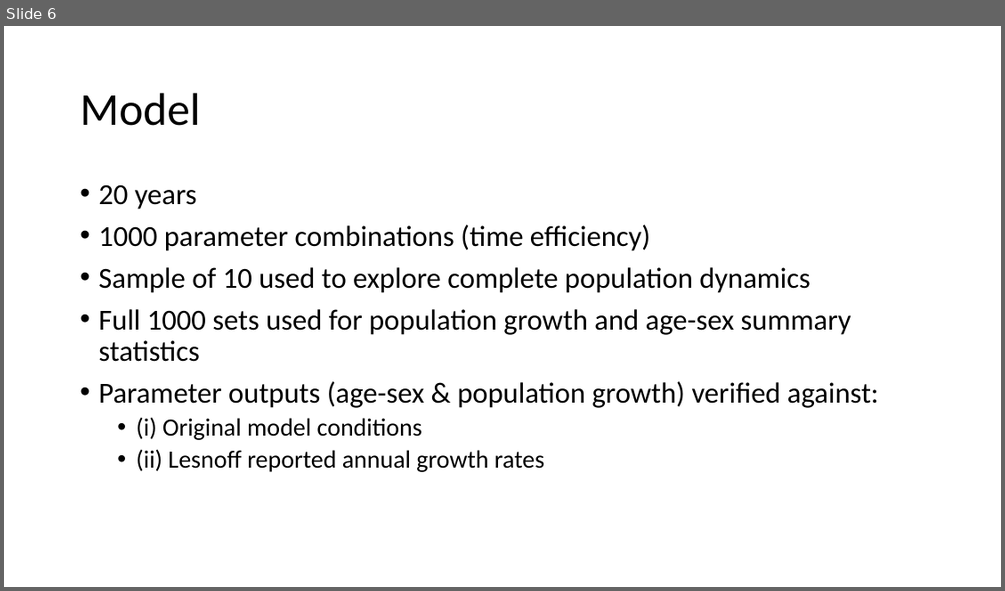
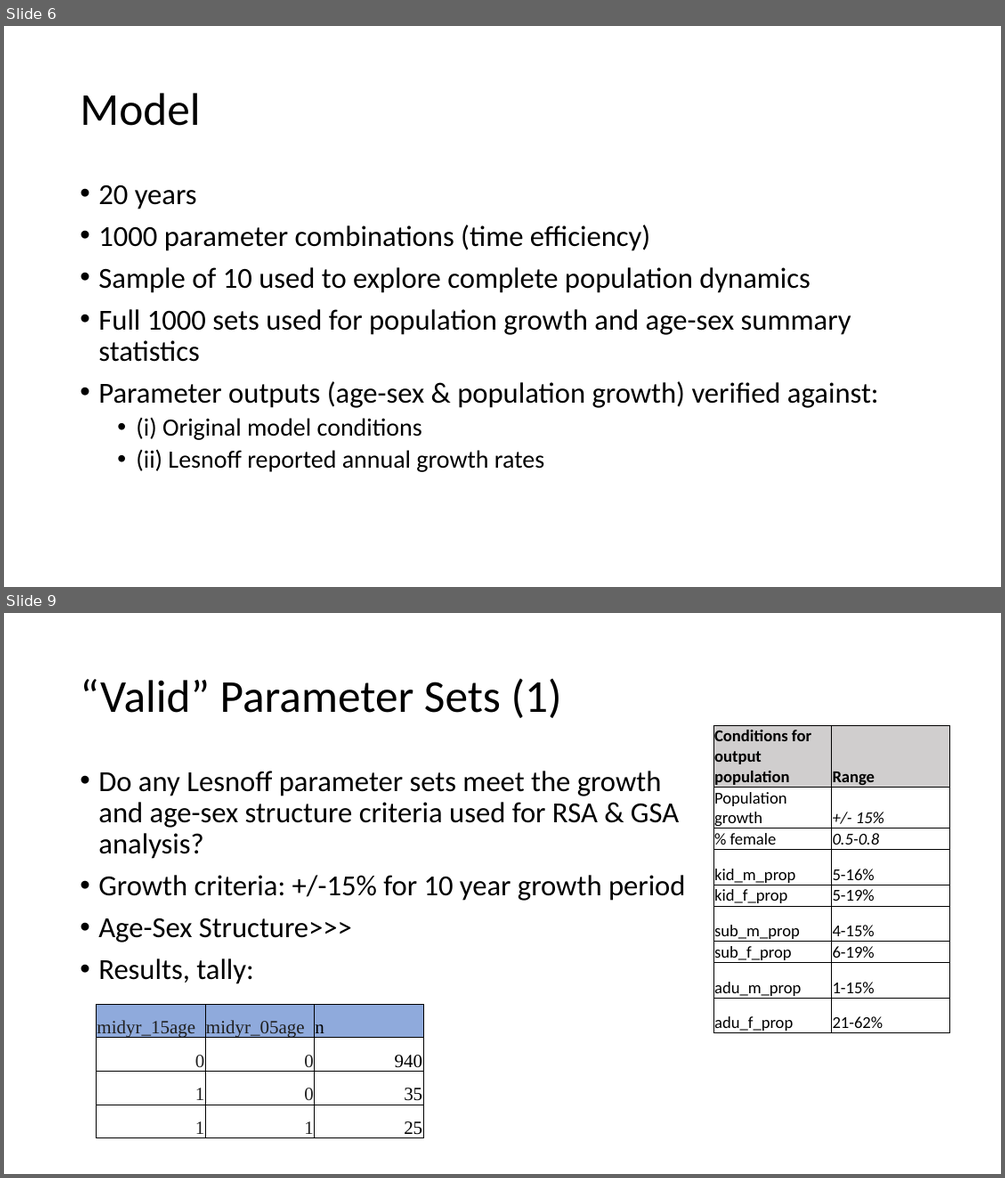
Before and after one commit to BethSavagar/demographic_model_1, a slide deck: presentations/profile-validation/lesnoff.pptx. Shown one above the other, each under a label of ours: slide 6 before the commit, slides 6 and 9 after it; the slides between them are not shown. The pictures are 1005x591 and 1005x1178 pixels, drawn with LibreOffice and Linux fonts; fonts in the diff are those of the drawing. Boxes give left, top, right and bottom in pixels: in the first picture for what was removed or moved away, otherwise in the second. Text is boxed around its words. In the diff, an @@ line names an element or a change of style, - is before the commit and + after.

Commit message:
updating lesnoff data chekcing plots

```diff
--- a/presentations/profile-validation/lesnoff.pptx
+++ b/presentations/profile-validation/lesnoff.pptx
@@ slide 9 added at (4,613,1001,1174), background #FFFFFF @@
@@ title added at (80,678,562,718), 44 pt, text #000000 @@
+“Valid” Parameter Sets (1)
@@ table added at (713,725,950,1037), 9 rows, 2 columns @@
+Conditions for output population | Range
+Population growth | +/- 15%
+% female | 0.5-0.8
+kid_m_prop | 5-16%
+kid_f_prop | 5-19%
+sub_m_prop | 4-15%
+sub_f_prop | 6-19%
+adu_m_prop | 1-15%
+adu_f_prop | 21-62%
@@ text added at (98,771,686,984), 28 pt, text #000000 @@
+• Do any Lesnoff parameter sets meet the growth and age-sex structure criteria used for RSA & GSA analysis?
+• Growth criteria: +/-15% for 10 year growth period
+• Age-Sex Structure>>>
+• Results, tally:
@@ table added at (96,1004,423,1138), 4 rows, 3 columns @@
+midyr_15age | midyr_05age | n
+0 | 0 | 940
+1 | 0 | 35
+1 | 1 | 25
```
Also in this commit, not shown: 5 other slides added, 1 other file.
